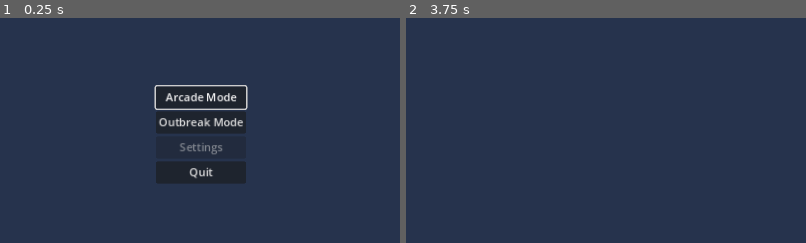
Above: before the commit, frames 1-2 (left to right).
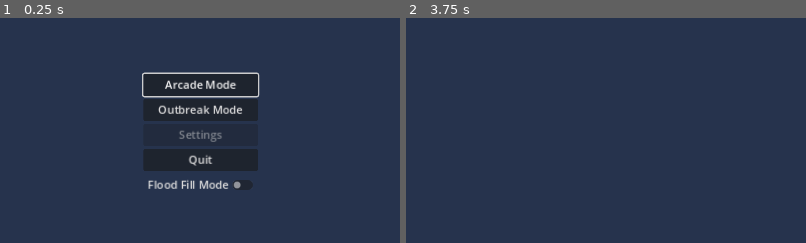
Above: after the commit, the same moments.

Repository: Akaihana/PuzzleProject
Game: Godot game, scene res://Scenes/Menus/main_menu.tscn
Same seed, same stepped clock (60 frames per second), same inputs: the game is played once before the commit and once after it.
Inputs (mouse positions are % of the whole screen's width and height, from its top left):
- Up to frame 1 (0.25 s): no input
- Up to frame 2 (3.75 s): click (50, 61) at 0.5 s, where only the run after the commit has a clickable "Flood Fill Mode"; click "Arcade Mode" at 1.25 s; click "Arcade Mode" at 2 s; click "Outbreak Mode" at 2.75 s; tap Enter at 3.5 s; hold D (right) from 3.53 s (still down); tap Z (ability1, bound only after the commit) at 3.6 s
The pictures show only the part of the screen within x 25-75%, y 24-74%; the shares and areas given below are measured in that part.

The runs differ from the first frame. In frame 1, 7.7% of the frame differs, in the area x 35-65%, y 24-77%; in frame 2, nothing differs.

Commit message:
Flood Fill System and Chacter Skill Structure

Diff:
--- a/Scenes/Characters/character_baelz.tscn
+++ b/Scenes/Characters/character_baelz.tscn
@@ -1,9 +1,14 @@
-[gd_scene load_steps=3 format=3 uid="uid://bgucl4go124ej"]
+[gd_scene load_steps=4 format=3 uid="uid://bgucl4go124ej"]
 
 [ext_resource type="PackedScene" uid="uid://fif8a6ixo5aa" path="res://Scenes/Characters/character_base.tscn" id="1_52n8j"]
+[ext_resource type="Script" path="res://Scripts/Character Scripts/character_baelz.gd" id="2_1sfbk"]
 [ext_resource type="Texture2D" uid="uid://cnjyuvv7n6f82" path="res://Assets/Sprites/Characters/Hakos_Baelz_IdleAnim.png" id="2_jbcey"]
 
 [node name="CharacterBaelz" instance=ExtResource("1_52n8j")]
+script = ExtResource("2_1sfbk")
 
 [node name="Sprite2D" parent="." index="0"]
 texture = ExtResource("2_jbcey")
+
+[node name="CharacterControllerComponent" parent="." index="1" node_paths=PackedStringArray("actor")]
+actor = NodePath("..")
--- a/Scenes/Characters/character_fuana.tscn
+++ b/Scenes/Characters/character_fuana.tscn
@@ -1,9 +1,14 @@
-[gd_scene load_steps=3 format=3 uid="uid://os50rpy65q80"]
+[gd_scene load_steps=4 format=3 uid="uid://os50rpy65q80"]
 
 [ext_resource type="PackedScene" uid="uid://fif8a6ixo5aa" path="res://Scenes/Characters/character_base.tscn" id="1_r6v61"]
 [ext_resource type="Texture2D" uid="uid://cqa1njadhgajj" path="res://Assets/Sprites/Characters/Ceres_Fauna_IdleAnim.png" id="2_0ny1f"]
+[ext_resource type="Script" path="res://Scripts/Character Scripts/character_fuana.gd" id="2_njlug"]
 
 [node name="CharacterFuana" instance=ExtResource("1_r6v61")]
+script = ExtResource("2_njlug")
 
 [node name="Sprite2D" parent="." index="0"]
 texture = ExtResource("2_0ny1f")
+
+[node name="CharacterControllerComponent" parent="." index="1" node_paths=PackedStringArray("actor")]
+actor = NodePath("..")
--- a/Scenes/Characters/character_irys.tscn
+++ b/Scenes/Characters/character_irys.tscn
@@ -1,9 +1,14 @@
-[gd_scene load_steps=3 format=3 uid="uid://c8wfpakx5iyn0"]
+[gd_scene load_steps=4 format=3 uid="uid://c8wfpakx5iyn0"]
 
 [ext_resource type="PackedScene" uid="uid://fif8a6ixo5aa" path="res://Scenes/Characters/character_base.tscn" id="1_g0aj3"]
+[ext_resource type="Script" path="res://Scripts/Character Scripts/character_irys.gd" id="2_o78h3"]
 [ext_resource type="Texture2D" uid="uid://cfn2oq3h6ji5o" path="res://Assets/Sprites/Characters/IRyS_IdleAnim.png" id="2_tp74k"]
 
 [node name="CharacterIRyS" instance=ExtResource("1_g0aj3")]
+script = ExtResource("2_o78h3")
 
 [node name="Sprite2D" parent="." index="0"]
 texture = ExtResource("2_tp74k")
+
+[node name="CharacterControllerComponent" parent="." index="1" node_paths=PackedStringArray("actor")]
+actor = NodePath("..")
--- a/Scenes/Characters/character_kronii.tscn
+++ b/Scenes/Characters/character_kronii.tscn
@@ -1,9 +1,14 @@
-[gd_scene load_steps=3 format=3 uid="uid://ca7imn88vy73u"]
+[gd_scene load_steps=4 format=3 uid="uid://ca7imn88vy73u"]
 
 [ext_resource type="PackedScene" uid="uid://fif8a6ixo5aa" path="res://Scenes/Characters/character_base.tscn" id="1_okvjp"]
+[ext_resource type="Script" path="res://Scripts/Character Scripts/character_kronii.gd" id="2_61y2o"]
 [ext_resource type="Texture2D" uid="uid://bhfp6b03a080k" path="res://Assets/Sprites/Characters/Ouro_Kronii_IdleAnim.png" id="2_grfcb"]
 
 [node name="CharacterKronii" instance=ExtResource("1_okvjp")]
+script = ExtResource("2_61y2o")
 
 [node name="Sprite2D" parent="." index="0"]
 texture = ExtResource("2_grfcb")
+
+[node name="CharacterControllerComponent" parent="." index="1" node_paths=PackedStringArray("actor")]
+actor = NodePath("..")
--- a/Scenes/Characters/character_mumei.tscn
+++ b/Scenes/Characters/character_mumei.tscn
@@ -1,9 +1,14 @@
-[gd_scene load_steps=3 format=3 uid="uid://dmoiqlyw5j4oy"]
+[gd_scene load_steps=4 format=3 uid="uid://dmoiqlyw5j4oy"]
 
 [ext_resource type="PackedScene" uid="uid://fif8a6ixo5aa" path="res://Scenes/Characters/character_base.tscn" id="1_iuj6i"]
 [ext_resource type="Texture2D" uid="uid://yvwhrcqa11df" path="res://Assets/Sprites/Characters/Nanashi_Mumei_IdleAnim.png" id="2_ivqbx"]
+[ext_resource type="Script" path="res://Scripts/Character Scripts/character_mumei.gd" id="2_x5xy0"]
 
 [node name="CharacterMumei" instance=ExtResource("1_iuj6i")]
+script = ExtResource("2_x5xy0")
 
 [node name="Sprite2D" parent="." index="0"]
 texture = ExtResource("2_ivqbx")
+
+[node name="CharacterControllerComponent" parent="." index="1" node_paths=PackedStringArray("actor")]
+actor = NodePath("..")
--- a/Scenes/Menus/main_menu.tscn
+++ b/Scenes/Menus/main_menu.tscn
@@ -3,6 +3,7 @@
 [ext_resource type="Script" path="res://Scripts/main_menu.gd" id="1_hvfrl"]
 
 [node name="MainMenu" type="CanvasLayer"]
+script = ExtResource("1_hvfrl")
 
 [node name="Container" type="CenterContainer" parent="."]
 process_mode = 3
@@ -12,7 +13,6 @@
 grow_horizontal = 2
 grow_vertical = 2
 mouse_filter = 0
-script = ExtResource("1_hvfrl")
 
 [node name="VBoxContainer" type="VBoxContainer" parent="Container"]
 layout_mode = 2
@@ -35,6 +35,11 @@
 layout_mode = 2
 text = "Quit"
 
-[connection signal="pressed" from="Container/VBoxContainer/ArcadeModeButton" to="Container" method="_on_arcade_mode_button_pressed"]
-[connection signal="pressed" from="Container/VBoxContainer/OutbreakModeButton" to="Container" method="_on_outbreak_mode_button_pressed"]
-[connection signal="pressed" from="Container/VBoxContainer/QuitButton" to="Container" method="_on_quit_button_pressed"]
+[node name="FloodFillModeToggle" type="CheckButton" parent="Container/VBoxContainer"]
+layout_mode = 2
+text = "Flood Fill Mode"
+
+[connection signal="pressed" from="Container/VBoxContainer/ArcadeModeButton" to="." method="_on_arcade_mode_button_pressed"]
+[connection signal="pressed" from="Container/VBoxContainer/OutbreakModeButton" to="." method="_on_outbreak_mode_button_pressed"]
+[connection signal="pressed" from="Container/VBoxContainer/QuitButton" to="." method="_on_quit_button_pressed"]
+[connection signal="toggled" from="Container/VBoxContainer/FloodFillModeToggle" to="." method="_on_flood_fill_mode_toggle_toggled"]
--- /dev/null
+++ b/Scripts/Character Scripts/character_baelz.gd
@@ -0,0 +1,13 @@
+class_name CharacterBaelz
+extends Node2D
+
+@export var ability_meter_value: int = 0
+@export var ability_meter_max: int = 100
+
+
+func ability_one() -> void:
+	print("Ability 1 used")
+
+
+func ability_two() -> void:
+	print("ability 2 used")
--- /dev/null
+++ b/Scripts/Character Scripts/character_fuana.gd
@@ -0,0 +1,13 @@
+class_name CharacterFuana
+extends Node2D
+
+@export var ability_meter_value: int = 0
+@export var ability_meter_max: int = 100
+
+
+func ability_one() -> void:
+	print("Ability 1 used")
+
+
+func ability_two() -> void:
+	print("ability 2 used")
--- /dev/null
+++ b/Scripts/Character Scripts/character_irys.gd
@@ -0,0 +1,13 @@
+class_name CharacterIRyS
+extends Node2D
+
+@export var ability_meter_value: int = 0
+@export var ability_meter_max: int = 100
+
+
+func ability_one() -> void:
+	print("Ability 1 used")
+
+
+func ability_two() -> void:
+	print("Ability 2 used")
--- /dev/null
+++ b/Scripts/Character Scripts/character_kronii.gd
@@ -0,0 +1,13 @@
+class_name CharacterKronii
+extends Node2D
+
+@export var ability_meter_value: int = 0
+@export var ability_meter_max: int = 100
+
+
+func ability_one() -> void:
+	print("Ability 1 used")
+
+
+func ability_two() -> void:
+	print("ability 2 used")
--- /dev/null
+++ b/Scripts/Character Scripts/character_mumei.gd
@@ -0,0 +1,13 @@
+class_name CharacterMumei
+extends Node2D
+
+@export var ability_meter_value: int = 0
+@export var ability_meter_max: int = 100
+
+
+func ability_one() -> void:
+	print("Ability 1 used")
+
+
+func ability_two() -> void:
+	print("ability 2 used")
--- a/Scripts/Component Scripts/character_controller_component.gd
+++ b/Scripts/Component Scripts/character_controller_component.gd
@@ -1,4 +1,10 @@
+class_name CharacterControllerComponent
 extends Node
 
-#TODO:
-# Create the controls for using ability 1 and 2 on an Actor
+@export var actor: Node2D
+
+func _process(_delta: float) -> void:
+	if Input.is_action_just_pressed("ability1"):
+		actor.ability_one()
+	if Input.is_action_just_pressed("ability2"):
+		actor.ability_two()
--- a/Scripts/chain_text.gd
+++ b/Scripts/chain_text.gd
@@ -3,7 +3,7 @@
 
 @onready var label: Label = $Label
 
-func _on_animation_player_animation_finished(anim_name: StringName) -> void:
+func _on_animation_player_animation_finished(_anim_name: StringName) -> void:
 	queue_free()
 
 func set_text(current_chain: int) -> void:
--- a/Scripts/corrupted_gem.gd
+++ b/Scripts/corrupted_gem.gd
@@ -4,6 +4,7 @@
 var grid_r: int
 var grid_c: int
 var matched: bool
+var checked: bool
 var gem_color: Shared.Gem_color
 var gem_position: Vector2
 
--- a/Scripts/gem.gd
+++ b/Scripts/gem.gd
@@ -7,6 +7,7 @@
 var grid_c: int
 var can_fall: bool
 var matched: bool
+var checked: bool
 var gem_color: Shared.Gem_color
 var gem_position: Vector2
 var paired_gem: Gem
--- a/Scripts/grid.gd
+++ b/Scripts/grid.gd
@@ -189,7 +189,10 @@
 		else:
 			gem.queue_free()
 	gem_container.queue_free()
-	check_for_matches()
+	if Shared.is_flood_fill_mode:
+		check_for_matches_flood()
+	else:
+		check_for_matches()
 
 
 func position_to_grid(gem_position: Vector2) -> Vector2:
@@ -248,10 +251,70 @@
 					gem_locked.emit()
 
 
-func spawn_chain_text(position: Vector2) -> void:
+func check_for_matches_flood() -> void:
+	var spawned_chain_text: bool = false
+	for r in ROWS:
+		for c in COLUMNS:
+			if grid[r][c] != null and not grid[r][c].checked:
+				var current_color = grid[r][c].gem_color
+				var num_matched: int = flood_fill(r, c, current_color)
+				if num_matched >= 4:
+					if current_chain > 1 and not spawned_chain_text:
+								spawn_chain_text(grid_to_position(r, c))
+								spawned_chain_text = true
+					found_matches = true
+					flood_fill_match(r, c, current_color)
+	reset_checked()
+
+	if found_matches:
+		current_chain += 1
+		found_matches = false
+		destroy_timer.start()
+	else:
+		current_chain = 1
+		if check_for_lose():
+			game_over.emit()
+		else:
+			if Shared.current_game_mode as Shared.Game_modes == Shared.Game_modes.CLASSIC:
+				gem_locked.emit()
+			else:
+				if wave_cleared:
+					spawn_next_wave()
+				else:
+					gem_locked.emit()
+
+
+func flood_fill(r: int, c:int, color: Shared.Gem_color) -> int:
+	if r >= 0 and r < ROWS and c >= 0 and c < COLUMNS:
+		if grid[r][c] != null:
+			if not grid[r][c].checked and grid[r][c].gem_color == color:
+				grid[r][c].checked = true
+				return 1 + flood_fill(r + 1, c, color) + flood_fill(r - 1, c, color) + flood_fill(r, c + 1, color) + flood_fill(r, c - 1, color)
+	return 0
+
+
+func flood_fill_match(r: int, c:int, color: Shared.Gem_color):
+	if r >= 0 and r < ROWS and c >= 0 and c < COLUMNS:
+		if grid[r][c] != null:
+			if not grid[r][c].matched and grid[r][c].gem_color == color:
+				match_and_dim(grid[r][c])
+				flood_fill_match(r + 1, c, color)
+				flood_fill_match(r - 1, c, color)
+				flood_fill_match(r, c + 1, color)
+				flood_fill_match(r, c - 1, color)
+
+
+func reset_checked() -> void:
+	for r in ROWS:
+		for c in COLUMNS:
+			if grid[r][c] != null:
+				grid[r][c].checked = false
+
+
+func spawn_chain_text(spawn_position: Vector2) -> void:
 	var chain_text = chain_text_scene.instantiate() as ChainText
 	add_child(chain_text)
-	chain_text.global_position = position
+	chain_text.global_position = spawn_position
 	chain_text.set_text(current_chain)
 
 
@@ -358,7 +421,10 @@
 	if falling_gems:
 		fall_delay.start()
 	else:
-		check_for_matches()
+		if Shared.is_flood_fill_mode:
+			check_for_matches_flood()
+		else:
+			check_for_matches()
 
 
 func retry() -> void:
@@ -438,7 +504,6 @@
 
 
 func _on_fall_delay_timeout() -> void:
-#	check_for_matches()
 	make_gems_fall()
 
 
--- a/Scripts/info_display.gd
+++ b/Scripts/info_display.gd
@@ -25,8 +25,6 @@
 		mode_display.text = "Mode:\nOutbreak"
 		level_display.text = "Wave: 1"
 		timer_panel.visible = true
-
-	print(Shared.current_character as Shared.Characters)
 	var character = Shared.characters[Shared.current_character as Shared.Characters].instantiate()
 	add_child(character)
 	character.global_position = character_location.global_position
--- a/Scripts/main_menu.gd
+++ b/Scripts/main_menu.gd
@@ -1,7 +1,6 @@
-extends CenterContainer
+extends CanvasLayer
 
 @onready var arcade_mode_button: Button = %ArcadeModeButton
-
 
 
 func _ready() -> void:
@@ -23,6 +22,10 @@
 	get_tree().quit()
 
 
+func _on_flood_fill_mode_toggle_toggled(toggled_on: bool) -> void:
+	Shared.is_flood_fill_mode = toggled_on
+
+
 func load_characte_select_scene() -> void:
 	get_tree().get_root().set_disable_input(true)
 	get_tree().change_scene_to_file("res://Scenes/Menus/character_select.tscn")
--- a/Scripts/shared.gd
+++ b/Scripts/shared.gd
@@ -7,6 +7,7 @@
 var current_game_mode: Game_modes = Game_modes.CLASSIC
 var current_character: Characters = Characters.IRYS
 var gem_size: int = 27
+var is_flood_fill_mode: bool = false
 var is_paused: bool = false
 var wall_kicks: Array[Vector2] = [Vector2(0,0), Vector2(-1,0), Vector2(1,0), Vector2(0, -1), Vector2(0, 1)]
 
--- a/Scripts/timer_component.gd
+++ b/Scripts/timer_component.gd
@@ -10,5 +10,5 @@
 	pass
 
 
-func _process(delta: float) -> void:
+func _process(_delta: float) -> void:
 	info_display.update_timer(life_time - (Time.get_ticks_msec() - start_level_msec))
--- a/project.godot
+++ b/project.godot
@@ -84,6 +84,16 @@
 , Object(InputEventJoypadButton,"resource_local_to_scene":false,"resource_name":"","device":-1,"button_index":6,"pressure":0.0,"pressed":true,"script":null)
 ]
 }
+ability1={
+"deadzone": 0.5,
+"events": [Object(InputEventKey,"resource_local_to_scene":false,"resource_name":"","device":-1,"window_id":0,"alt_pressed":false,"shift_pressed":false,"ctrl_pressed":false,"meta_pressed":false,"pressed":false,"keycode":0,"physical_keycode":90,"key_label":0,"unicode":122,"echo":false,"script":null)
+]
+}
+ability2={
+"deadzone": 0.5,
+"events": [Object(InputEventKey,"resource_local_to_scene":false,"resource_name":"","device":-1,"window_id":0,"alt_pressed":false,"shift_pressed":false,"ctrl_pressed":false,"meta_pressed":false,"pressed":false,"keycode":0,"physical_keycode":88,"key_label":0,"unicode":120,"echo":false,"script":null)
+]
+}
 
 [rendering]
 
Not shown, changed: Exports/PuzzleProject.console.exe
Not shown, changed: Exports/PuzzleProject.exe
Not shown, changed: Exports/PuzzleProject.pck
Not shown, changed: Exports/PuzzleProject.zip
